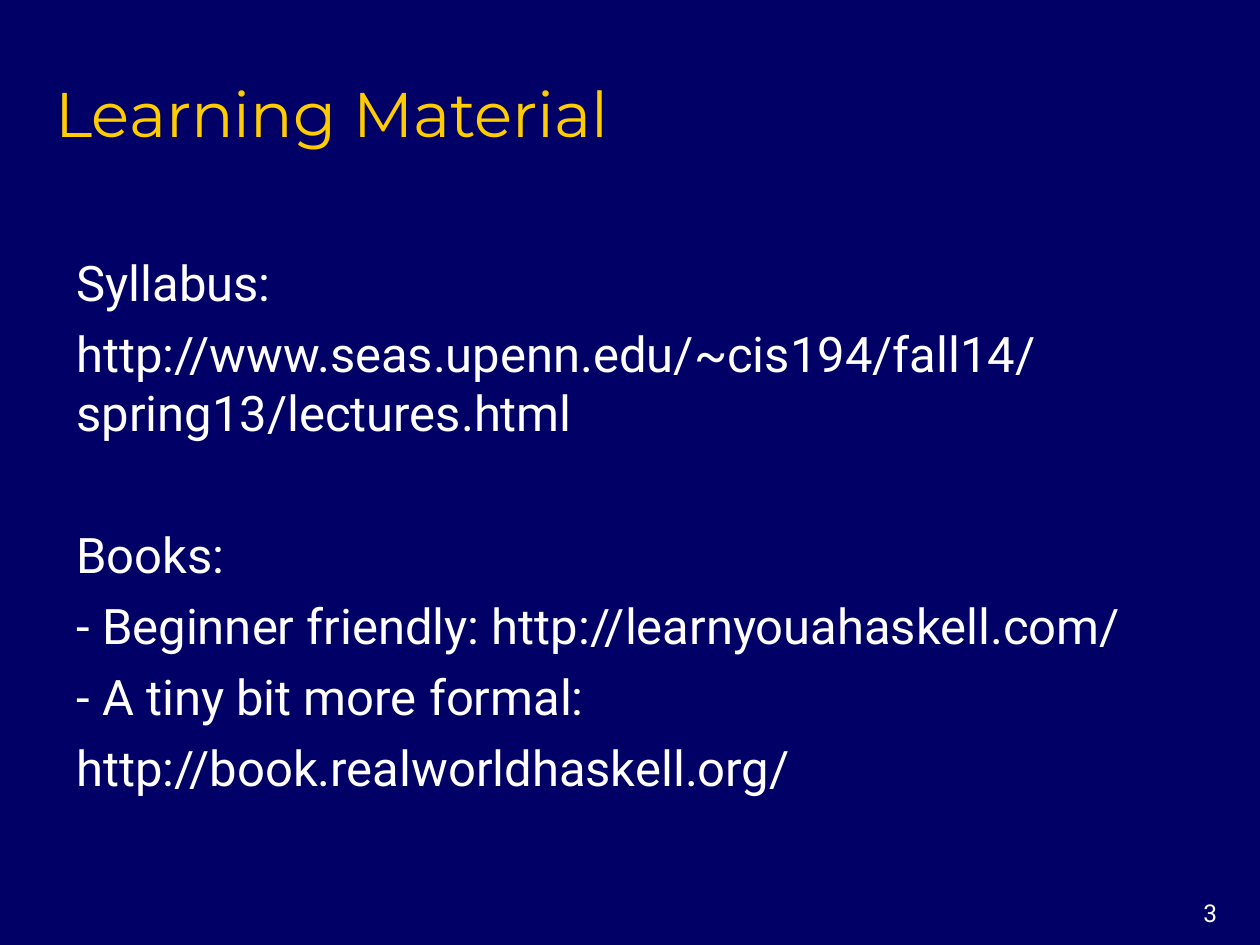
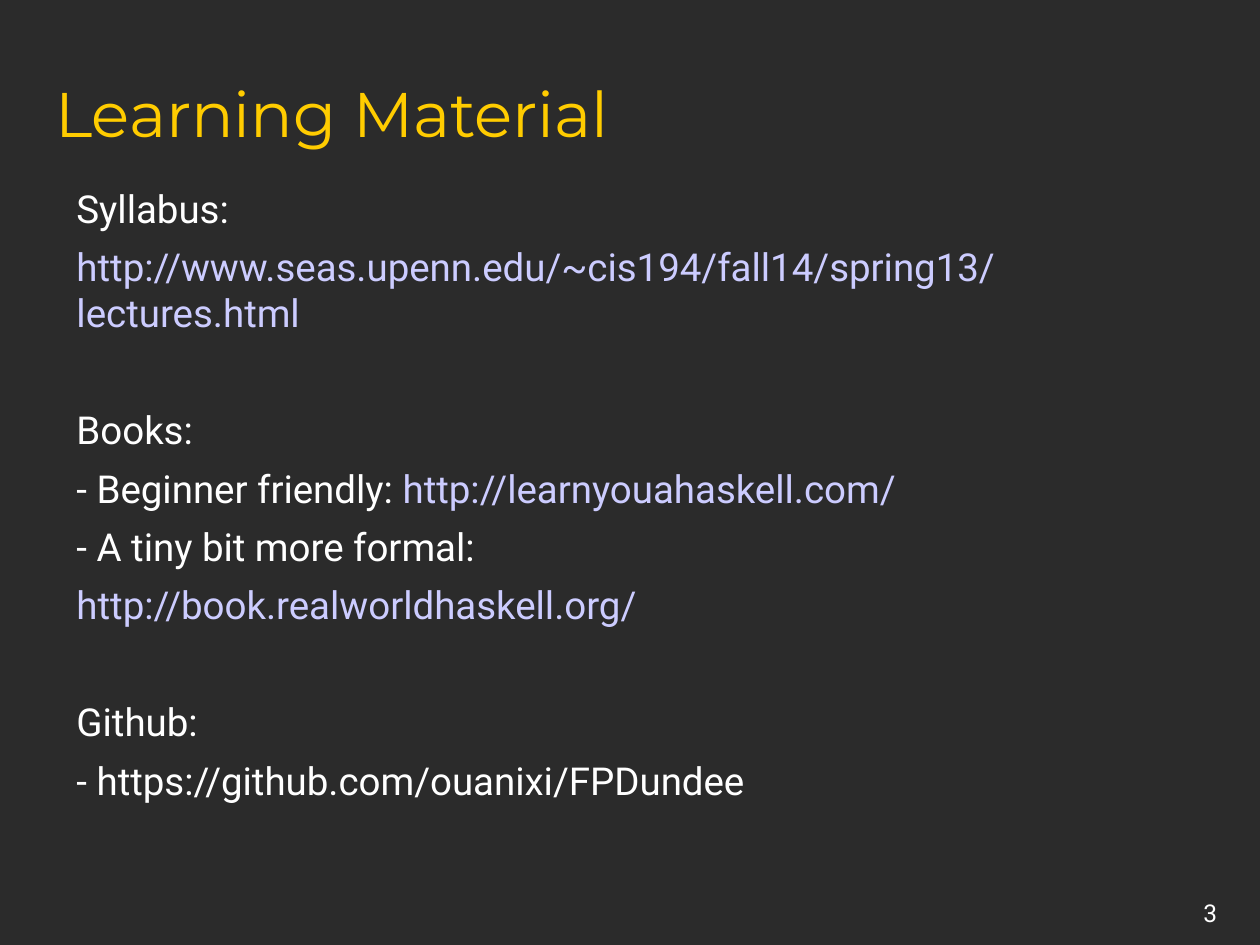
Before and after one commit to ouanixi/FPDundee, a slide deck: slide 3 of week1/week1.ppt. Drawn at 1260x945 pixels with LibreOffice and Linux fonts; fonts in the diff are those of the drawing; background and template pictures are left out; a plain dark background stands for a picture behind light text. Boxes give left, top, right and bottom in pixels: in the first picture for what was removed or moved away, otherwise in the second. Text is boxed around its words. In the diff, an @@ line names an element or a change of style, - is before the commit and + after.

```diff
--- a/week1/week1.ppt
+++ b/week1/week1.ppt
@@ background #000066 to picture (left out) @@
@@ text "Syllabus:": place and size @@
-text "Syllabus:" at bbox=[76, 264, 1120, 797]
+text "Syllabus:" at bbox=[76, 194, 994, 803]
@@ text at bbox=[76, 194, 994, 627]: size 28 to 22 pt in "Syllabus:", "http://www.seas.upenn.edu/~cis194/fall14/spring13/lectures.h ...", "Books:", "- Beginner friendly: http://learnyouahaskell.com/" and 2 more places; text colour #FFFFFF to #CCCCFF in "http://www.seas.upenn.edu/~cis194/fall14/spring13/lectures.h ...", "http://learnyouahaskell.com/", "http://book.realworldhaskell.org/" @@
@@ text at bbox=[76, 707, 745, 803]: paragraphs added @@
+Github:
+- https://github.com/ouanixi/FPDundee
```
Also in this commit, not shown: 9 other slides changed, 1 other file.
